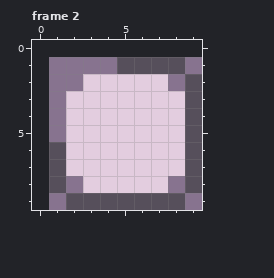
One commit to this pixel-art file: Sprites/UI/ResourceIcons.aseprite. Above, as it was before the edit.
16x16 pixels, 3 frames. Shown: frame 2. The old version is drawn lined up with the new one, on the new canvas. The commit also changed other frames, which this record leaves out.
And afterwards:
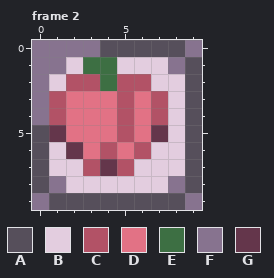
Palette (. is transparent): A #564f5b  B #e3cddf  C #b25266  D #e27285  E #3d6f43  F #87738f  G #64364b
Change:
canvas 16x16 -> 10x10, the old top-left corner now at 1,1 (the part of the old canvas that was cut away was empty and is not shown)
Changed rows in their new state; - is an unchanged pixel.
Frame 2:
first column x 0:
 0 FFFFAAAAAF
 1 F-BEEBBBFA
 2 FBCCECC-B-
 3 FCDDDCDC--
 4 FCDDDCDC--
 5 AGDDDCDG--
 6 ABGDCDC---
 7 AB-CGC----
 8 AFB-------
 9 FA--------
Boxes around the changes in both pictures, in picture pixels (x1, y1, x2, y2):
changed: (32, 40, 202, 210)
